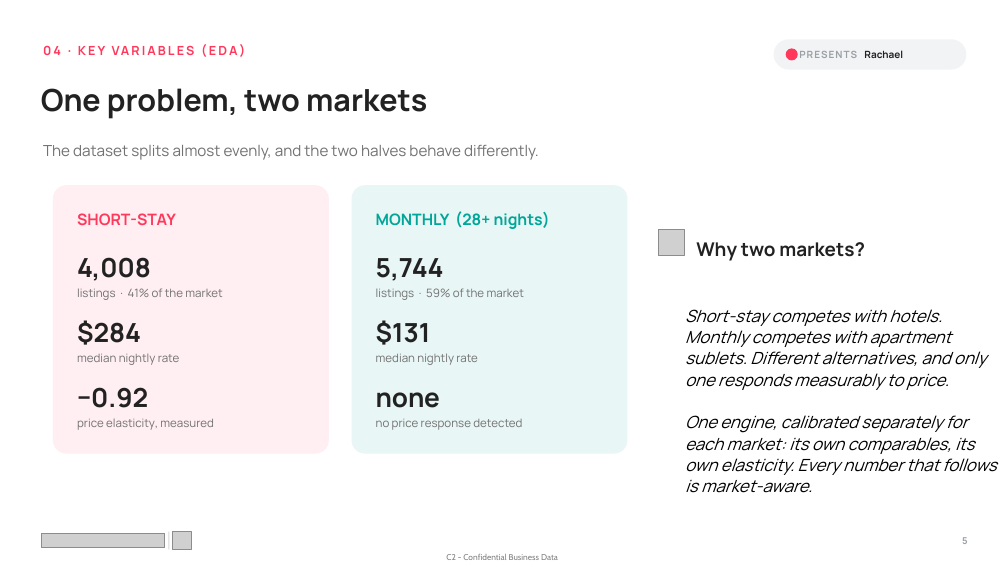
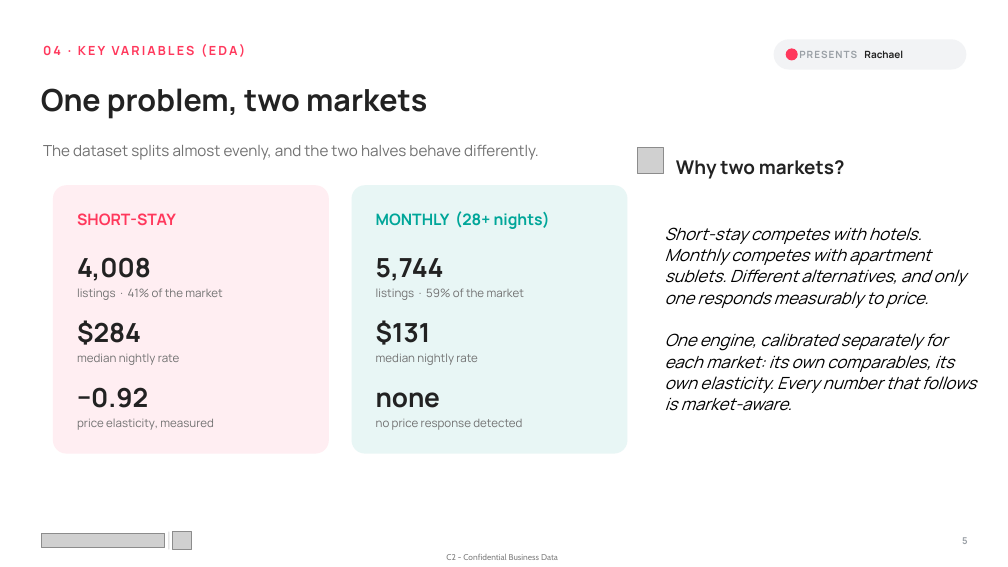
Before and after one commit to mkdn007/Cornell-Airbnb-Capstone, a slide deck: slide 5 of Airbnb Pricing Deck.pptx. Drawn at 1008x567 pixels with LibreOffice and Linux fonts; fonts in the diff are those of the drawing; grey boxes stand for pictures. Boxes give left, top, right and bottom in pixels: in the first picture for what was removed or moved away, otherwise in the second. Text is boxed around its words. In the diff, an @@ line names an element or a change of style, - is before the commit and + after.

```diff
--- a/Airbnb Pricing Deck.pptx
+++ b/Airbnb Pricing Deck.pptx
@@ ellipse moved from (x1=684, y1=212, x2=734, y2=262) to (x1=664, y1=130, x2=714, y2=180) @@
@@ 2 texts, 1 picture moved together from (x1=659, y1=230, x2=996, y2=493) to (x1=638, y1=147, x2=976, y2=411) @@
```
Also in this commit, not shown: 9 other slides changed.
